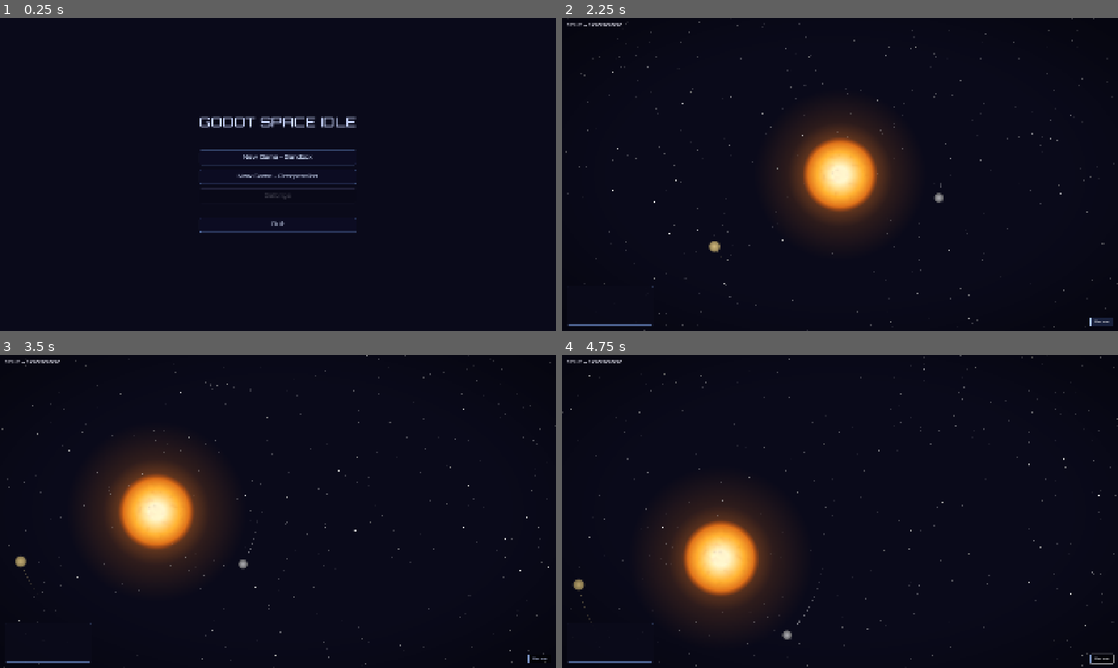
Above: before the commit, frames 1-4 (two rows, left to right).
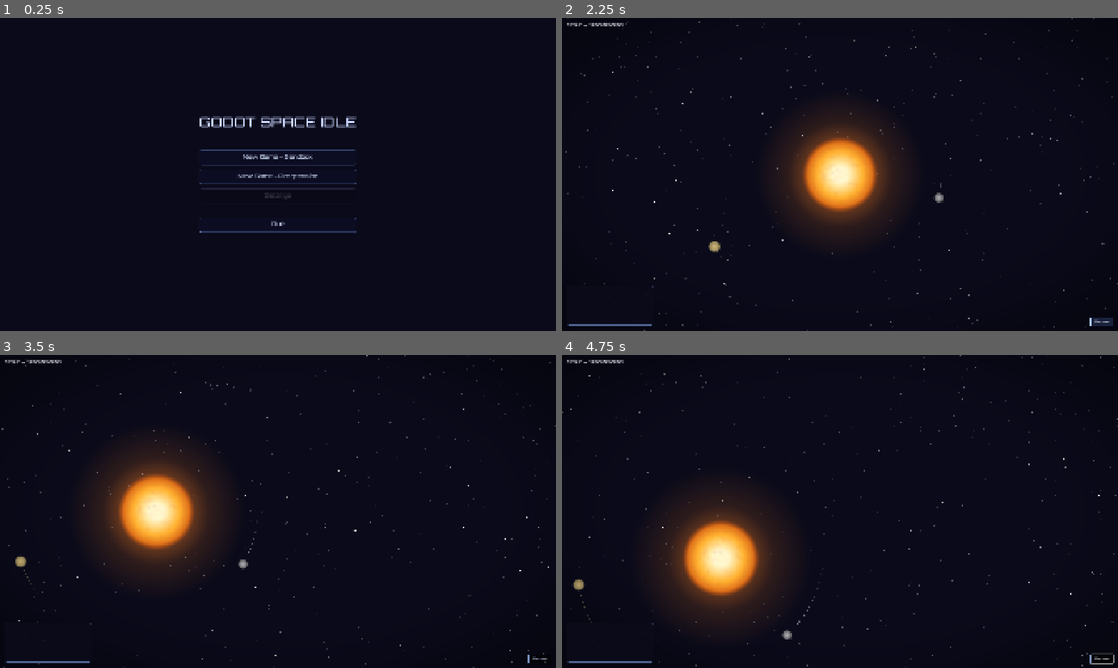
Above: after the commit, the same moments.

Repository: avantgardian/godot-space-idle
Game: Godot game, scene res://scenes/main_menu.tscn
Two runs of this game, one before a commit and one after it. Both use one fixed random seed, a clock stepped at 60 frames per second and the inputs below.
Inputs (mouse positions are in pixels of both pictures, inside the frame that each line leads up to):
- Up to frame 1 (0.25 s): no input
- Up to frame 2 (2.25 s): click "New Game - Sandbox" at 0.5 s; click "Pause" at 1.25 s; click "Play" at 2 s
- Up to frame 3 (3.5 s): move the mouse to (400, 495) at 2.77 s; hold Right (ui_right) from 2.78 s (still down); tap L at 2.85 s; click (400, 495) at 2.92 s
- Up to frame 4 (4.75 s): release Right (ui_right) at 3.5 s; drag from (728, 527) to (812, 574) at 3.52 s; move the mouse to (895, 442) at 4.27 s; hold Right (ui_right) from 4.28 s (still down); tap L at 4.35 s

The runs differ from the first frame. In frame 1, 0.1% of the frame differs, in the area x 43-58%, y 43-67%; in frame 2, less than 0.1%; in frame 3, less than 0.1%; in frame 4, less than 0.1%.

Commit message:
Embed Orbitron font in game_theme.tres default_font and apply theme explicitly to fix web build tofu

Diff:
--- a/resources/game_theme.tres
+++ b/resources/game_theme.tres
@@ -1,4 +1,6 @@
-[gd_resource type="Theme" load_steps=5 format=3]
+[gd_resource type="Theme" load_steps=6 format=3]
+
+[ext_resource type="FontFile" path="res://resources/fonts/Orbitron-Medium.ttf" id="font_orbitron"]
 
 [sub_resource type="StyleBoxFlat" id="sb_btn_normal"]
 bg_color = Color(0.05, 0.05, 0.15, 0.7)
@@ -81,6 +83,7 @@
 content_margin_bottom = 6.0
 
 [resource]
+default_font = ExtResource("font_orbitron")
 Button/styles/normal = SubResource("sb_btn_normal")
 Button/styles/hover = SubResource("sb_btn_hover")
 Button/styles/pressed = SubResource("sb_btn_pressed")
--- a/scripts/main.gd
+++ b/scripts/main.gd
@@ -20,6 +20,10 @@
 	$StarField.generate(star_seed, $Camera2D.min_zoom)
 	$Sun.generate()
 	_mass_label = $UI/MassLabel as Label
+	var game_theme := load("res://resources/game_theme.tres") as Theme
+	$UI/EventLog/EventLogPanel.theme = game_theme
+	$UI/PauseButton.theme = game_theme
+	_mass_label.theme = game_theme
 	($UI as CanvasLayer).layer = 2
 	var pm := _POST_PROCESS.new()
 	pm.name = "PostProcessManager"
--- a/scripts/main_menu.gd
+++ b/scripts/main_menu.gd
@@ -1,10 +1,8 @@
 extends Control
 
 func _ready():
-	var font := FontFile.new()
-	font.load_dynamic_font("res://resources/fonts/Orbitron-Medium.ttf")
 	var game_theme := load("res://resources/game_theme.tres") as Theme
-	game_theme.default_font = font
+	self.theme = game_theme
 
 	var title := $CenterContainer/MenuContainer/Title as Label
 	title.add_theme_font_size_override("font_size", 48)
--- a/scripts/progression.gd
+++ b/scripts/progression.gd
@@ -42,6 +42,10 @@
 	star_data["mass_span"] = sun_mass
 	$Sun.generate(star_data)
 	_mass_label = $UI/MassLabel as Label
+	var game_theme := load("res://resources/game_theme.tres") as Theme
+	$UI/EventLog/EventLogPanel.theme = game_theme
+	$UI/PauseButton.theme = game_theme
+	_mass_label.theme = game_theme
 	($UI as CanvasLayer).layer = 2
 
 func _pick_star_type() -> Dictionary:
